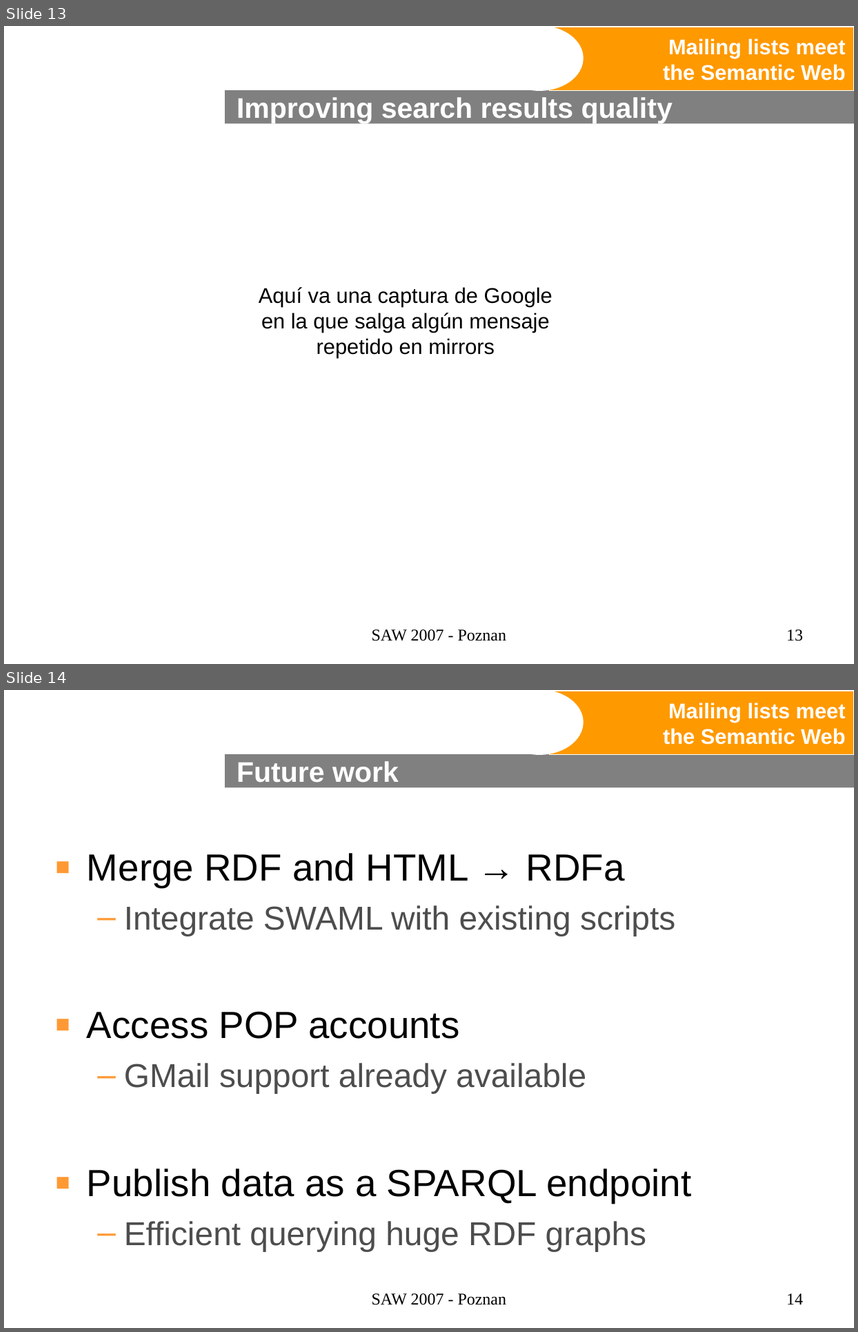
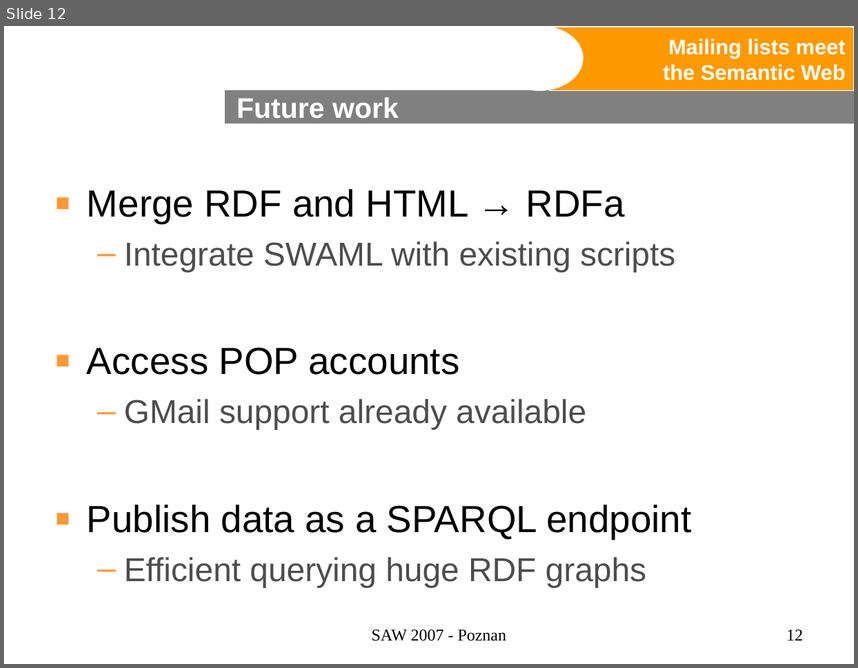
Before and after one commit to wikier/swaml, a slide deck: doc/talks/20070427-saw2007/swaml.ppt. Shown one above the other, each under a label of ours: slides 13 and 14 before the commit, slide 12 after it. The pictures are 858x1332 and 858x668 pixels, drawn with LibreOffice and Linux fonts; fonts in the diff are those of the drawing; background and template pictures are left out. Boxes give left, top, right and bottom in pixels: in the first picture for what was removed or moved away, otherwise in the second. Text is boxed around its words. In the diff, an @@ line names an element or a change of style, - is before the commit and + after.

```diff
--- a/doc/talks/20070427-saw2007/swaml.ppt
+++ b/doc/talks/20070427-saw2007/swaml.ppt
@@ slide 13 removed at (4,26,854,664), background #FFFFFF; not listed: 3 template elements that a slide beside it also shows @@
@@ title removed at (237,97,673,124) @@
-Improving search results quality
@@ text removed at (259,287,553,358) @@
-Aquí va una captura de Google en la que salga algún mensaje repetido en mirrors
@@ text removed at (372,629,507,641) @@
-SAW 2007 - Poznan
@@ page number removed at (786,629,803,641) @@
-13
@@ what was slide 14 is now slide 12 @@
@@ page number at (786,629,803,640): text changed @@
-14
+12
```
Also in this commit, not shown: 4 slides changed, 3 slides added, 4 other slides removed.
